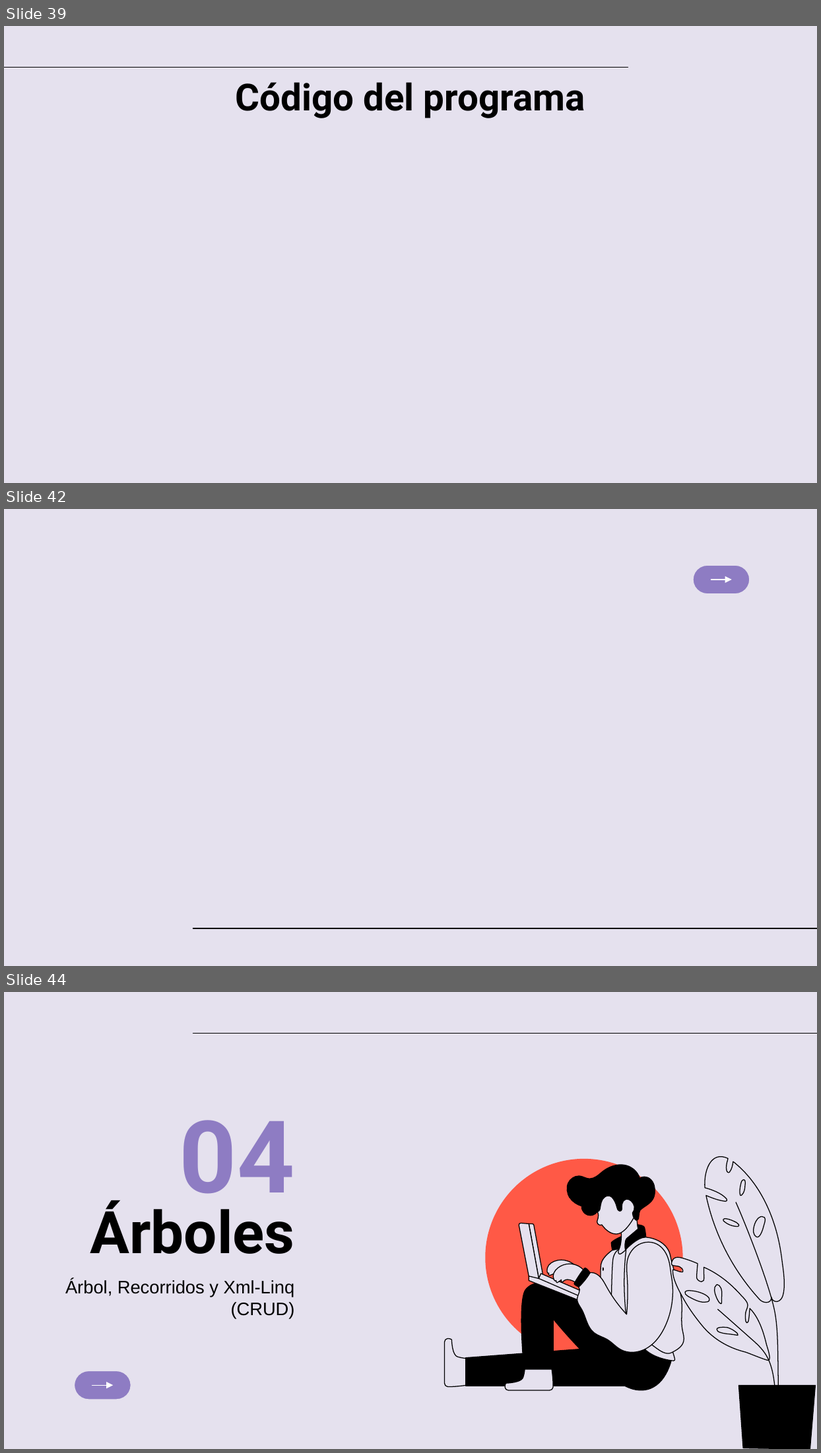
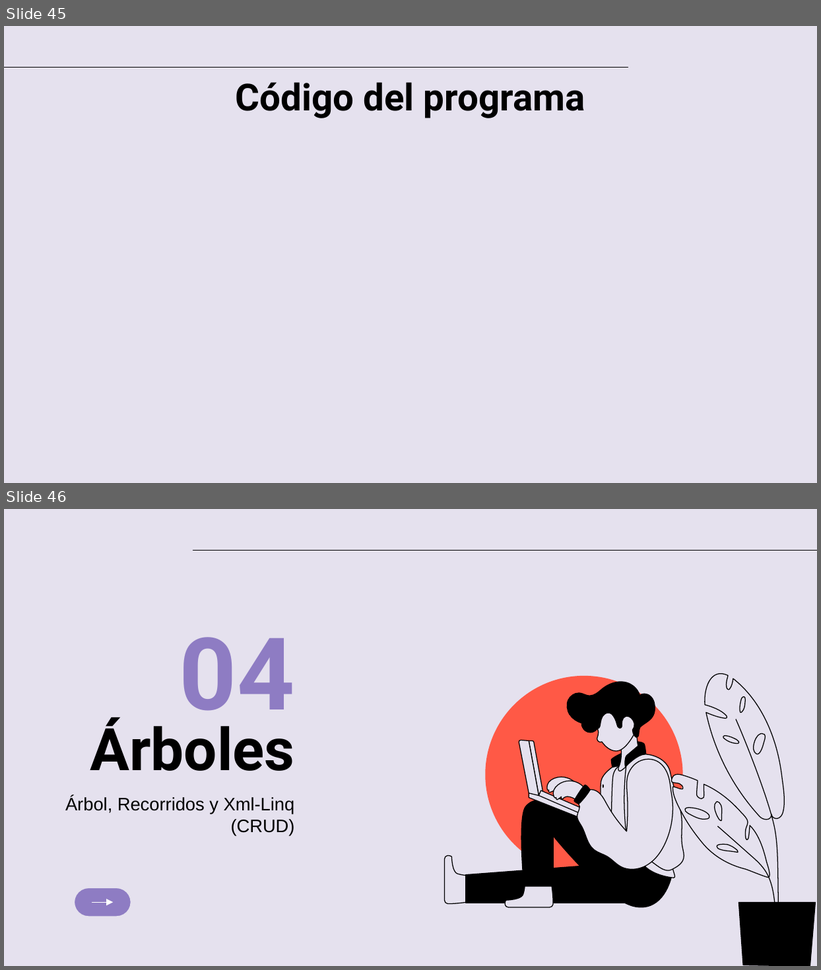
Before and after one commit to dayanaArmasB/Trabajo-final, a slide deck: Presentacion final.pptx. Shown one above the other, each under a label of ours: slides 39, 42 and 44 before the commit, slides 45 and 46 after it; the slides between them are not shown. The pictures are 821x1453 and 821x970 pixels, drawn with LibreOffice and Linux fonts; fonts in the diff are those of the drawing. Boxes give left, top, right and bottom in pixels: in the first picture for what was removed or moved away, otherwise in the second. Text is boxed around its words. In the diff, an @@ line names an element or a change of style, - is before the commit and + after.

```diff
--- a/Presentacion final.pptx
+++ b/Presentacion final.pptx
@@ slide 42 removed at <box>4,509,817,966</box>, background #E5E1EE @@
@@ rounded rectangle removed at <box>693,565,750,593</box> @@
@@ arrow removed from (711, 580) to (732, 580) @@
@@ line removed from (193, 929) to (817, 929) @@
@@ what was slide 39 is now slide 45 @@
@@ what was slide 44 is now slide 46 @@
```
Also in this commit, not shown: 4 slides changed, 3 slides added, 2 other files.
